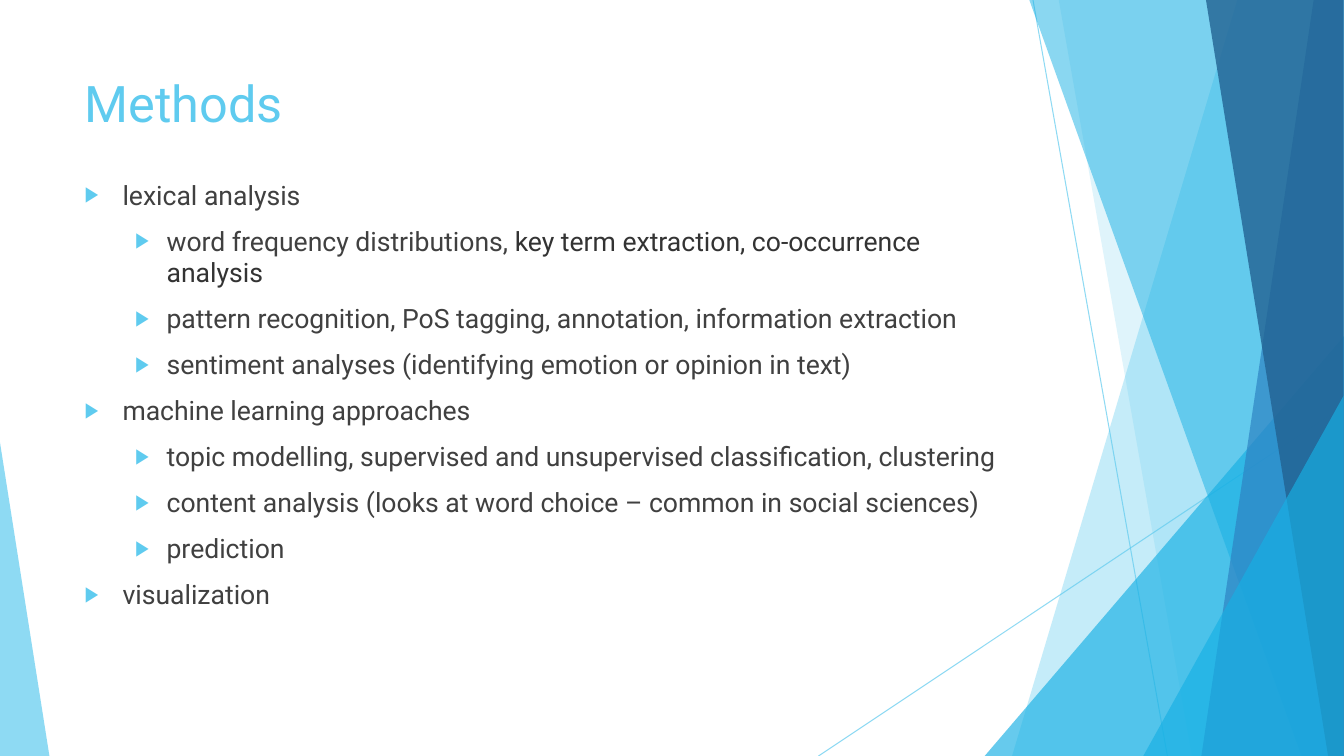
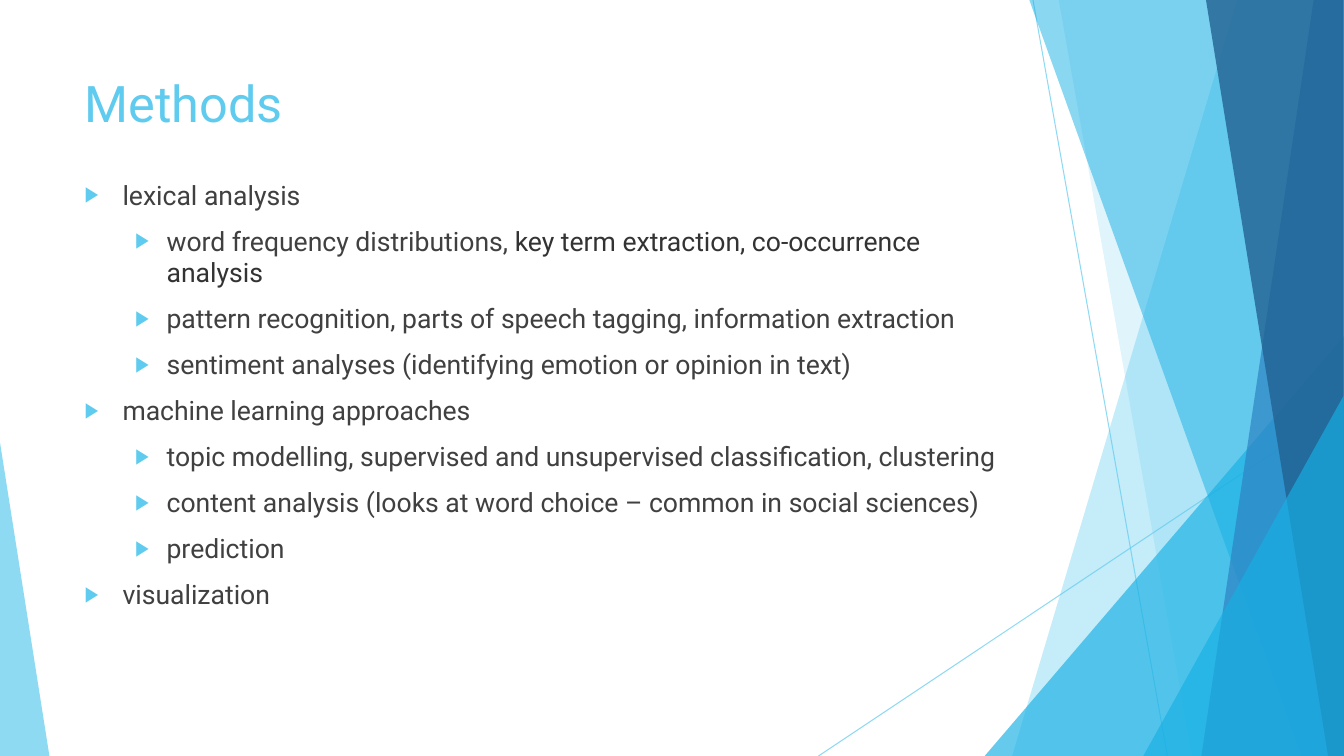
Before and after one commit to shellylac/TextMiningIntro_inR, a slide deck: slide 2 of Slides_Notes/TextTutorial_Slides.pptx. Drawn at 1344x756 pixels with LibreOffice and Linux fonts; fonts in the diff are those of the drawing. Boxes give left, top, right and bottom in pixels: in the first picture for what was removed or moved away, otherwise in the second. Text is boxed around its words. In the diff, an @@ line names an element or a change of style, - is before the commit and + after.

```diff
--- a/Slides_Notes/TextTutorial_Slides.pptx
+++ b/Slides_Notes/TextTutorial_Slides.pptx
@@ text at (x1=167, y1=308, x2=955, y2=334): text changed @@
-  ▶ pattern recognition, PoS tagging, annotation, information extraction
+  ▶ pattern recognition, parts of speech tagging, information extraction
```
Also in this commit, not shown: 1 other slide changed, 3 slides added.
